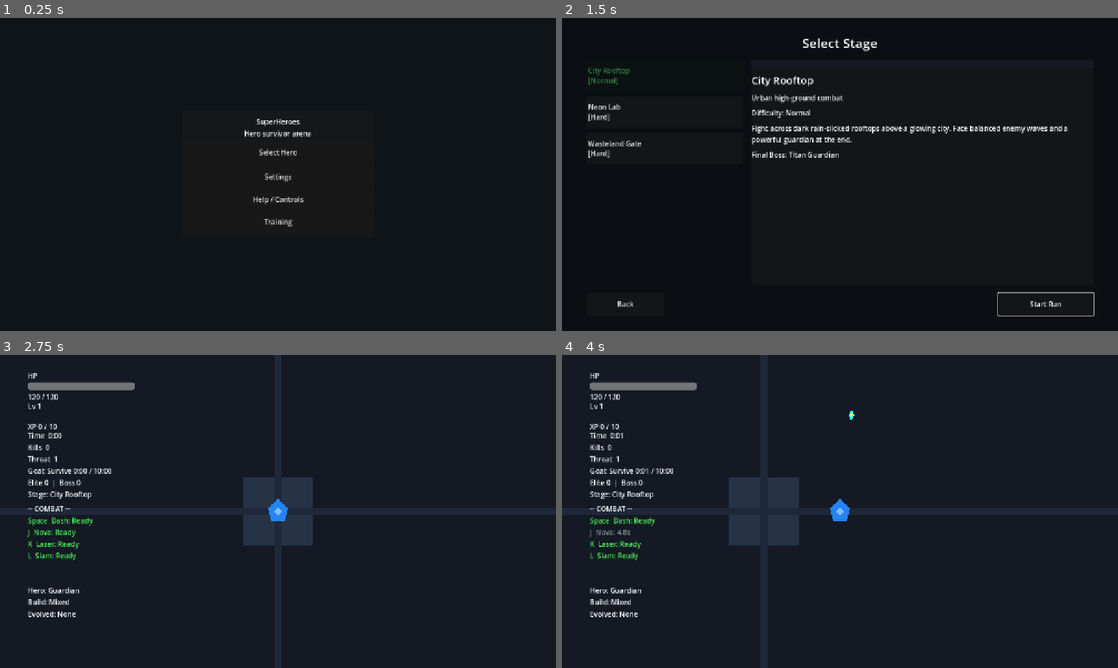
Above: before the commit, frames 1-4 (two rows, left to right).
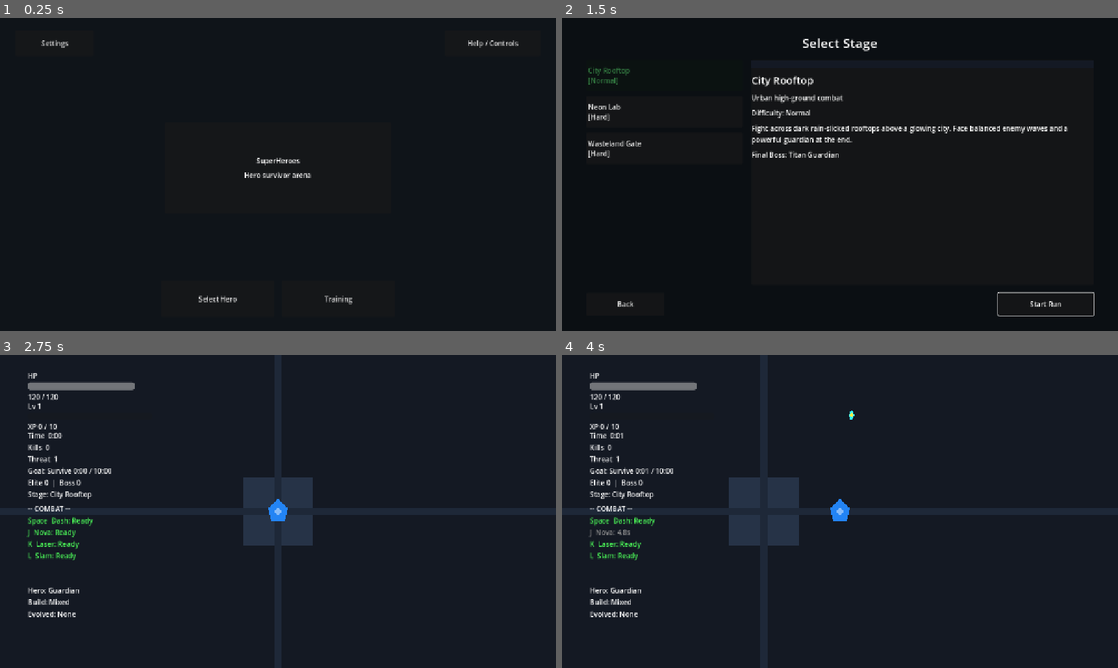
Above: after the commit, the same moments.

Repository: StanisRyz/SuperHeroes
Game: Godot game, scene res://scenes/main/Main.tscn
The game is run twice, just before and just after one commit, with the same random seed, the same clock (stepped at 60 frames per second) and the same inputs.
Inputs (mouse positions are in pixels of both pictures, inside the frame that each line leads up to):
- Up to frame 1 (0.25 s): no input
- Up to frame 2 (1.5 s): click "Select Hero" at 0.5 s; click "Start Run" at 1.25 s
- Up to frame 3 (2.75 s): click "Start Run" at 2 s
- Up to frame 4 (4 s): tap Enter at 2.75 s; move the mouse to (962, 495) at 2.77 s; hold D (move_right) 2.78-3.5 s; hold J (ability_1) 2.78-3.5 s; click (962, 495) at 2.92 s; drag from (728, 527) to (840, 511) at 3.52 s

The runs differ from the first frame. In frame 1, 1.1% of the frame differs, in the area x 7-94%, y 7-92%; in frame 2, less than 0.1%; in frame 3, less than 0.1%; in frame 4, less than 0.1%.

Commit message:
Rework main menu layout
Main Menu Rework:
- Move Settings to the top-left of MainMenu.
- Move Help / Controls to the top-right of MainMenu.
- Move Select Hero and Training into a horizontal bottom interface.
- Preserve existing MainMenu, CharacterSelect, StageSelect, Training, Settings, Help Overlay, pause/restart/exit, victory/game over, post-run rewards, remembered choice, and debug flows.
- Keep the patch UI/layout-only with no gameplay balance, content, arena, rewards, save format, or persistence changes.
- Update README.md and Agents.md.
- Update docs/validation/gameplay_validation.md if present with Main Menu Rework validation cases.

Diff:
--- a/scenes/ui/MainMenu.gd
+++ b/scenes/ui/MainMenu.gd
@@ -9,12 +9,12 @@
 var settings_manager: Node
 var audio_manager: Node
 
-@onready var start_button: Button = get_node_or_null("Root/Panel/VBoxContainer/StartButton")
-@onready var last_choice_label: Label = get_node_or_null("Root/Panel/VBoxContainer/LastChoiceLabel")
-@onready var settings_button: Button = get_node_or_null("Root/Panel/VBoxContainer/SettingsButton")
-@onready var help_button: Button = get_node_or_null("Root/Panel/VBoxContainer/HelpButton")
-@onready var training_button: Button = get_node_or_null("Root/Panel/VBoxContainer/TrainingButton")
-@onready var quit_button: Button = get_node_or_null("Root/Panel/VBoxContainer/QuitButton")
+@onready var start_button: Button = get_node_or_null("Root/BottomBar/HBoxContainer/StartButton")
+@onready var last_choice_label: Label = get_node_or_null("Root/HeaderPanel/VBoxContainer/LastChoiceLabel")
+@onready var settings_button: Button = get_node_or_null("Root/TopBar/HBoxContainer/SettingsButton")
+@onready var help_button: Button = get_node_or_null("Root/TopBar/HBoxContainer/HelpButton")
+@onready var training_button: Button = get_node_or_null("Root/BottomBar/HBoxContainer/TrainingButton")
+@onready var quit_button: Button = get_node_or_null("Root/QuitButton")
 
 
 func _ready() -> void:
--- a/scenes/ui/MainMenu.tscn
+++ b/scenes/ui/MainMenu.tscn
@@ -22,63 +22,102 @@
 grow_vertical = 2
 color = Color(0.06, 0.08, 0.1, 1)
 
-[node name="Panel" type="PanelContainer" parent="Root"]
+[node name="TopBar" type="MarginContainer" parent="Root"]
+layout_mode = 1
+anchors_preset = 10
+anchor_right = 1.0
+offset_bottom = 88.0
+grow_horizontal = 2
+theme_override_constants/margin_left = 36
+theme_override_constants/margin_top = 28
+theme_override_constants/margin_right = 36
+theme_override_constants/margin_bottom = 0
+
+[node name="HBoxContainer" type="HBoxContainer" parent="Root/TopBar"]
+layout_mode = 2
+theme_override_constants/separation = 16
+
+[node name="SettingsButton" type="Button" parent="Root/TopBar/HBoxContainer"]
+custom_minimum_size = Vector2(180, 48)
+layout_mode = 2
+text = "Settings"
+
+[node name="TopSpacer" type="Control" parent="Root/TopBar/HBoxContainer"]
+layout_mode = 2
+size_flags_horizontal = 3
+
+[node name="HelpButton" type="Button" parent="Root/TopBar/HBoxContainer"]
+custom_minimum_size = Vector2(220, 48)
+layout_mode = 2
+text = "Help / Controls"
+
+[node name="HeaderPanel" type="PanelContainer" parent="Root"]
 layout_mode = 1
 anchors_preset = 8
 anchor_left = 0.5
 anchor_top = 0.5
 anchor_right = 0.5
 anchor_bottom = 0.5
-offset_left = -220.0
-offset_top = -145.0
-offset_right = 220.0
-offset_bottom = 145.0
+offset_left = -260.0
+offset_top = -120.0
+offset_right = 260.0
+offset_bottom = 90.0
 grow_horizontal = 2
 grow_vertical = 2
 
-[node name="VBoxContainer" type="VBoxContainer" parent="Root/Panel"]
+[node name="VBoxContainer" type="VBoxContainer" parent="Root/HeaderPanel"]
 layout_mode = 2
+theme_override_constants/separation = 10
 alignment = 1
 
-[node name="TitleLabel" type="Label" parent="Root/Panel/VBoxContainer"]
+[node name="TitleLabel" type="Label" parent="Root/HeaderPanel/VBoxContainer"]
 layout_mode = 2
 text = "SuperHeroes"
 horizontal_alignment = 1
 
-[node name="SubtitleLabel" type="Label" parent="Root/Panel/VBoxContainer"]
+[node name="SubtitleLabel" type="Label" parent="Root/HeaderPanel/VBoxContainer"]
 layout_mode = 2
 text = "Hero survivor arena"
 horizontal_alignment = 1
 
-[node name="LastChoiceLabel" type="Label" parent="Root/Panel/VBoxContainer"]
+[node name="LastChoiceLabel" type="Label" parent="Root/HeaderPanel/VBoxContainer"]
 visible = false
 layout_mode = 2
 text = "Last: Guardian / City Rooftop"
 horizontal_alignment = 1
 
-[node name="StartButton" type="Button" parent="Root/Panel/VBoxContainer"]
-custom_minimum_size = Vector2(320, 56)
+[node name="BottomBar" type="MarginContainer" parent="Root"]
+layout_mode = 1
+anchors_preset = 12
+anchor_top = 1.0
+anchor_right = 1.0
+anchor_bottom = 1.0
+offset_top = -116.0
+grow_horizontal = 2
+grow_vertical = 0
+theme_override_constants/margin_left = 36
+theme_override_constants/margin_top = 0
+theme_override_constants/margin_right = 36
+theme_override_constants/margin_bottom = 32
+
+[node name="HBoxContainer" type="HBoxContainer" parent="Root/BottomBar"]
+layout_mode = 2
+theme_override_constants/separation = 18
+alignment = 1
+
+[node name="StartButton" type="Button" parent="Root/BottomBar/HBoxContainer"]
+custom_minimum_size = Vector2(260, 56)
 layout_mode = 2
 text = "Select Hero"
 
-[node name="SettingsButton" type="Button" parent="Root/Panel/VBoxContainer"]
-custom_minimum_size = Vector2(320, 48)
-layout_mode = 2
-text = "Settings"
-
-[node name="HelpButton" type="Button" parent="Root/Panel/VBoxContainer"]
-custom_minimum_size = Vector2(320, 48)
-layout_mode = 2
-text = "Help / Controls"
-
-[node name="TrainingButton" type="Button" parent="Root/Panel/VBoxContainer"]
-custom_minimum_size = Vector2(320, 48)
+[node name="TrainingButton" type="Button" parent="Root/BottomBar/HBoxContainer"]
+custom_minimum_size = Vector2(260, 56)
 layout_mode = 2
 text = "Training"
 
-[node name="QuitButton" type="Button" parent="Root/Panel/VBoxContainer"]
-custom_minimum_size = Vector2(320, 48)
+[node name="QuitButton" type="Button" parent="Root"]
+custom_minimum_size = Vector2(180, 48)
 visible = false
-layout_mode = 2
+layout_mode = 1
 disabled = true
 text = "Quit"
Not shown, changed: Agents.md
Not shown, changed: README.md
Not shown, changed: docs/validation/gameplay_validation.md
